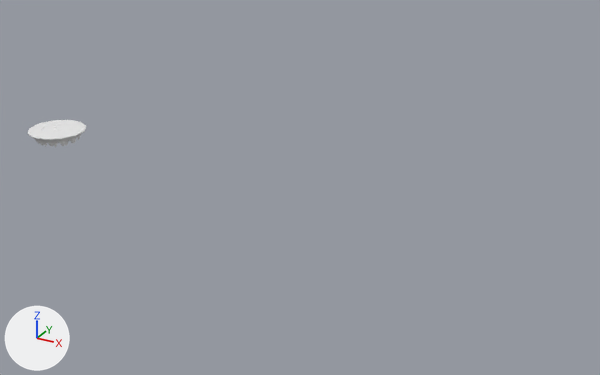
One commit to the Blender file RPG-blender-tactics/Assets/players/bloody_palace.blend: the scene before it, then after it.
Both versions are drawn from a 50 mm lens placed at (200.2, -193.5, 95.9), pointed at (91.4, 4.2, -2.9). Every picture has the same lights, and +X, +Y and +Z are marked at lower left.

In view in the first picture: 'Model001_Mesh8'.
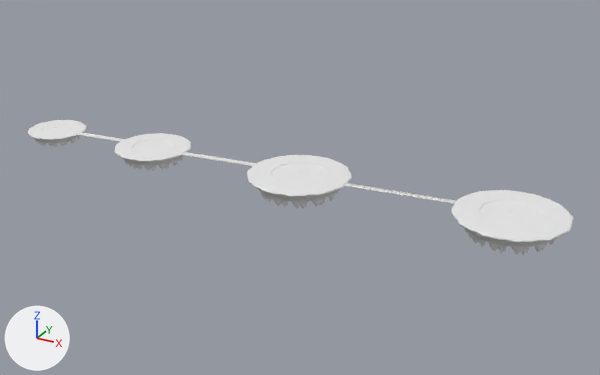
Where the change shows, as pixel boxes [x1, y1, x2, y2] in the pictures (600 x 375 px):
'Model001_Mesh8.003', added
    after: [455, 191, 570, 239]
'Model001_Mesh8.002', added
    after: [250, 155, 348, 193]
'Model001_Mesh6.003', added
    after: [451, 190, 573, 255]
'Model001_Mesh5.003', added
    after: [479, 200, 545, 227]
'Model001_Mesh6.002', added
    after: [247, 155, 352, 209]
'Model001_Mesh8.001', added
    after: [117, 134, 189, 159]
'Model001_Mesh5.002', added
    after: [272, 163, 327, 184]
'Model001_Mesh6.001', added
    after: [114, 133, 191, 171]
'Cube.002', added
    after: [344, 183, 456, 204]
'Model001_Mesh5.001', added
    after: [133, 139, 174, 153]
'Cube.001', added
    after: [182, 152, 256, 166]
'Model001_Mesh7.003', added
    after: [501, 209, 523, 218]
'Cube', added
    after: [76, 132, 125, 142]
'Model001_Mesh7.002', added
    after: [290, 170, 309, 177]
'Model001_Mesh7.001', added
    after: [146, 144, 160, 149]

The change, as a list of edits to the scene's bpy script:
```text
Add ob_cube:
    ob_cube = bpy.data.objects.new('Cube', me_cube)  # a box spanning x -1.0..1.0, y -1.0..1.0, z -0.1..0.1; in mat_material (its picture is missing); modifiers ARRAY
    ob_cube.location = (10.0, 0.0, 1.0)
Add ob_model001_mesh7_001:
    ob_model001_mesh7_001 = bpy.data.objects.new('Model001_Mesh7.001', me_model001_mesh7)
    ob_model001_mesh7_001.location = (40.7, 0.0, 1.0)
    ob_model001_mesh7_001.rotation_euler = (1.571, 0.0, 0.0)  # degrees (90, 0, 0)
    ob_model001_mesh7_001.scale = (1.25, 1.25, 1.25)
Add ob_model001_mesh6_001:
    ob_model001_mesh6_001 = bpy.data.objects.new('Model001_Mesh6.001', me_model001_mesh6)
    ob_model001_mesh6_001.location = (40.7, 0.0, 1.0)
    ob_model001_mesh6_001.rotation_euler = (1.571, 0.0, 0.0)  # degrees (90, 0, 0)
    ob_model001_mesh6_001.scale = (1.25, 1.25, 1.25)
Add ob_model001_mesh8_001:
    ob_model001_mesh8_001 = bpy.data.objects.new('Model001_Mesh8.001', me_model001_mesh8)
    ob_model001_mesh8_001.location = (40.7, 0.0, 1.0)
    ob_model001_mesh8_001.rotation_euler = (1.571, 0.0, 0.0)  # degrees (90, 0, 0)
    ob_model001_mesh8_001.scale = (1.25, 1.25, 1.25)
Add ob_model001_mesh5_001:
    ob_model001_mesh5_001 = bpy.data.objects.new('Model001_Mesh5.001', me_model001_mesh5)
    ob_model001_mesh5_001.location = (40.7, 0.0, 1.0)
    ob_model001_mesh5_001.rotation_euler = (1.571, 0.0, 0.0)  # degrees (90, 0, 0)
    ob_model001_mesh5_001.scale = (1.25, 1.25, 1.25)
Add ob_cube_001:
    ob_cube_001 = bpy.data.objects.new('Cube.001', me_cube.copy())  # modifiers ARRAY
    ob_cube_001.location = (53.4, 0.0, 2.0)
Add ob_model001_mesh5_002:
    ob_model001_mesh5_002 = bpy.data.objects.new('Model001_Mesh5.002', me_model001_mesh5)
    ob_model001_mesh5_002.location = (93.4, 0.0, 2.0)
    ob_model001_mesh5_002.rotation_euler = (1.571, 0.0, 0.0)  # degrees (90, 0, 0)
    ob_model001_mesh5_002.scale = (1.56, 1.56, 1.56)
Add ob_model001_mesh8_002:
    ob_model001_mesh8_002 = bpy.data.objects.new('Model001_Mesh8.002', me_model001_mesh8)
    ob_model001_mesh8_002.location = (93.4, 0.0, 2.0)
    ob_model001_mesh8_002.rotation_euler = (1.571, 0.0, 0.0)  # degrees (90, 0, 0)
    ob_model001_mesh8_002.scale = (1.56, 1.56, 1.56)
Add ob_model001_mesh6_002:
    ob_model001_mesh6_002 = bpy.data.objects.new('Model001_Mesh6.002', me_model001_mesh6)
    ob_model001_mesh6_002.location = (93.4, 0.0, 2.0)
    ob_model001_mesh6_002.rotation_euler = (1.571, 0.0, 0.0)  # degrees (90, 0, 0)
    ob_model001_mesh6_002.scale = (1.56, 1.56, 1.56)
Add ob_model001_mesh7_002:
    ob_model001_mesh7_002 = bpy.data.objects.new('Model001_Mesh7.002', me_model001_mesh7)
    ob_model001_mesh7_002.location = (93.4, 0.0, 2.0)
    ob_model001_mesh7_002.rotation_euler = (1.571, 0.0, 0.0)  # degrees (90, 0, 0)
    ob_model001_mesh7_002.scale = (1.56, 1.56, 1.56)
Add ob_cube_002:
    ob_cube_002 = bpy.data.objects.new('Cube.002', me_cube_002)  # a box spanning x -1.0..1.0, y -1.0..1.0, z -0.1..0.1; in mat_material (its picture is missing); modifiers ARRAY
    ob_cube_002.location = (109.2, 0.0, 3.2)
Add ob_model001_mesh7_003:
    ob_model001_mesh7_003 = bpy.data.objects.new('Model001_Mesh7.003', me_model001_mesh7)
    ob_model001_mesh7_003.location = (155.1, 0.0, 3.4)
    ob_model001_mesh7_003.rotation_euler = (1.571, 0.0, 0.0)  # degrees (90, 0, 0)
    ob_model001_mesh7_003.scale = (1.56, 1.56, 1.56)
Add ob_model001_mesh6_003:
    ob_model001_mesh6_003 = bpy.data.objects.new('Model001_Mesh6.003', me_model001_mesh6)
    ob_model001_mesh6_003.location = (155.1, 0.0, 3.4)
    ob_model001_mesh6_003.rotation_euler = (1.571, 0.0, 0.0)  # degrees (90, 0, 0)
    ob_model001_mesh6_003.scale = (1.56, 1.56, 1.56)
Add ob_model001_mesh8_003:
    ob_model001_mesh8_003 = bpy.data.objects.new('Model001_Mesh8.003', me_model001_mesh8)
    ob_model001_mesh8_003.location = (155.1, 0.0, 3.4)
    ob_model001_mesh8_003.rotation_euler = (1.571, 0.0, 0.0)  # degrees (90, 0, 0)
    ob_model001_mesh8_003.scale = (1.56, 1.56, 1.56)
Add ob_model001_mesh5_003:
    ob_model001_mesh5_003 = bpy.data.objects.new('Model001_Mesh5.003', me_model001_mesh5)
    ob_model001_mesh5_003.location = (155.1, 0.0, 3.4)
    ob_model001_mesh5_003.rotation_euler = (1.571, 0.0, 0.0)  # degrees (90, 0, 0)
    ob_model001_mesh5_003.scale = (1.56, 1.56, 1.56)
```
